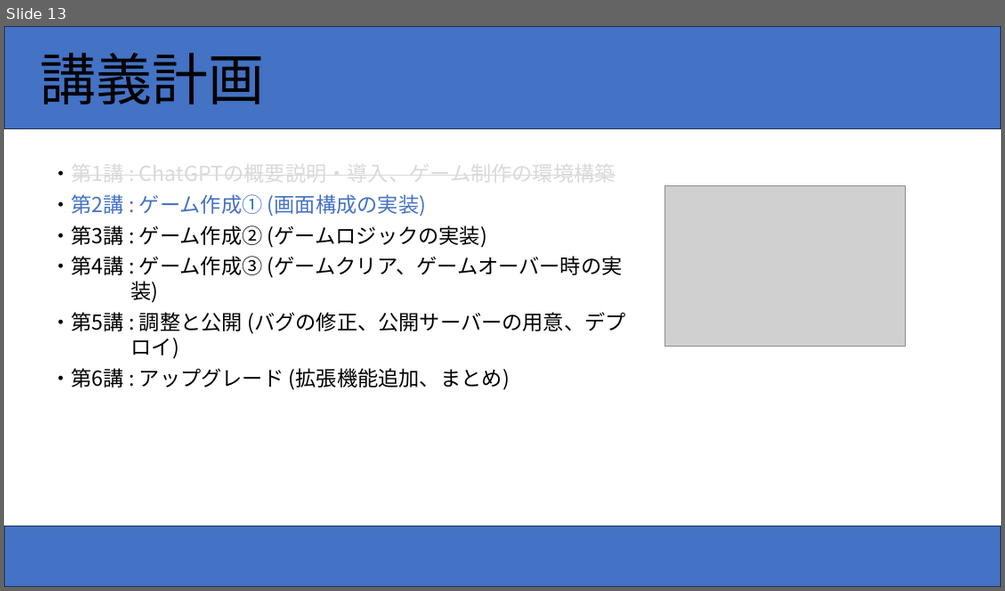
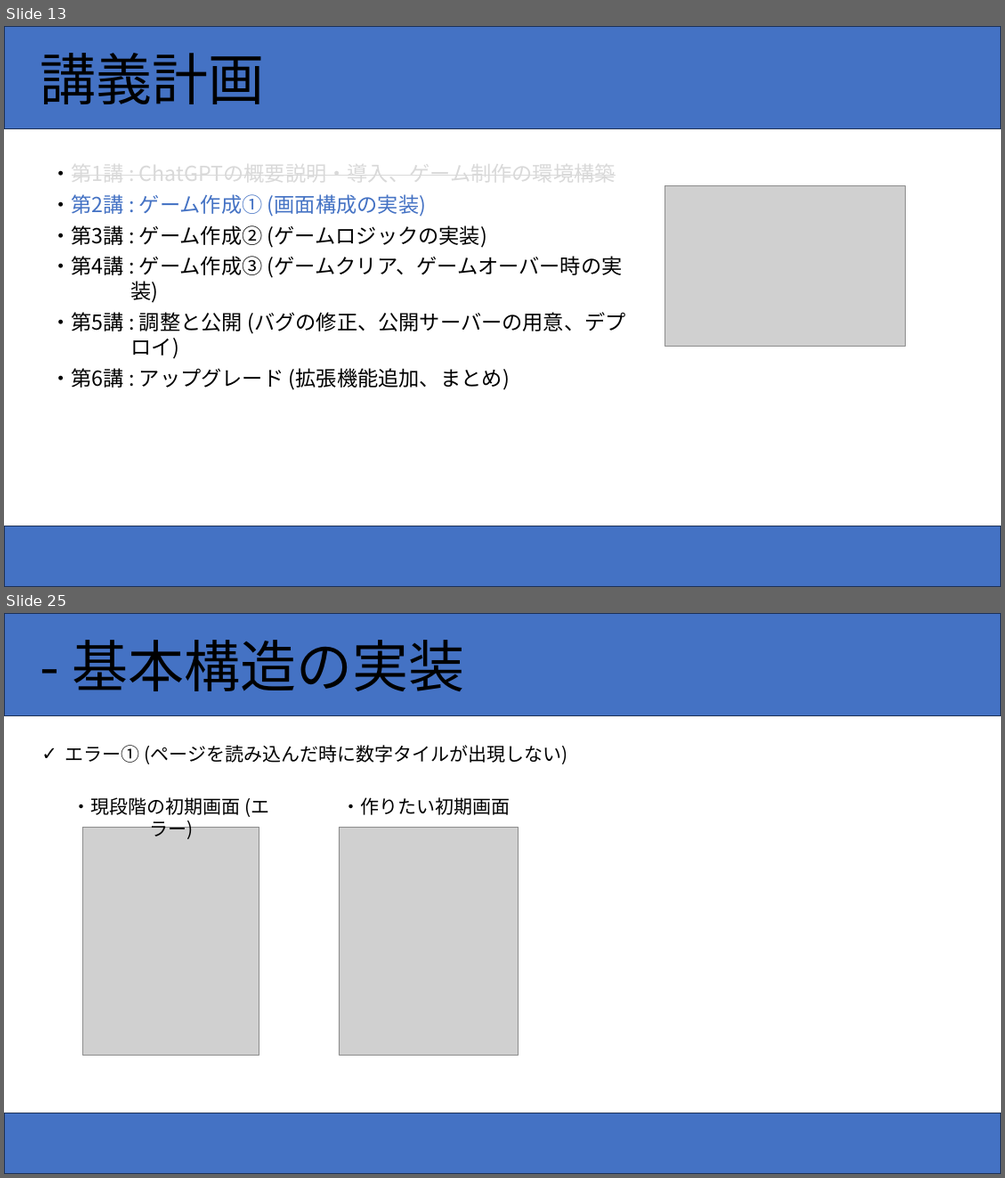
Before and after one commit to RintaroooTobita/2048chatgpt, a slide deck: ChatGPTを用いてゲームを作ろう！.pptx. Shown one above the other, each under a label of ours: slide 13 before the commit, slides 13 and 25 after it; the slides between them are not shown. The pictures are 1005x591 and 1005x1178 pixels, drawn with LibreOffice and Linux fonts; fonts in the diff are those of the drawing; grey boxes stand for pictures. Boxes give left, top, right and bottom in pixels: in the first picture for what was removed or moved away, otherwise in the second. Text is boxed around its words. In the diff, an @@ line names an element or a change of style, - is before the commit and + after.

```diff
--- a/ChatGPTを用いてゲームを作ろう！.pptx
+++ b/ChatGPTを用いてゲームを作ろう！.pptx
@@ slide 25 added at (4, 613, 1001, 1174), background #FFFFFF @@
@@ rectangle added at (4, 613, 1001, 716), fill #4472C4, outline #1E3256 1 pt, 54 pt, text #000000 @@
+- 基本構造の実装
@@ text added at (65, 745, 567, 764), 18 pt, text #000000 @@
+✓ エラー① (ページを読み込んだ時に数字タイルが出現しない)
@@ text added at (73, 797, 269, 839), 18 pt, text #000000 @@
+・現段階の初期画面 (エラー)
@@ text added at (341, 797, 510, 815), 18 pt, text #000000 @@
+・作りたい初期画面
@@ picture added at (82, 827, 259, 1055) @@
@@ picture added at (339, 827, 518, 1055) @@
@@ rectangle added at (4, 1113, 1001, 1174), fill #4472C4, outline #1E3256 1 pt @@
```
Also in this commit, not shown: 2 slides changed, 13 other slides added.
